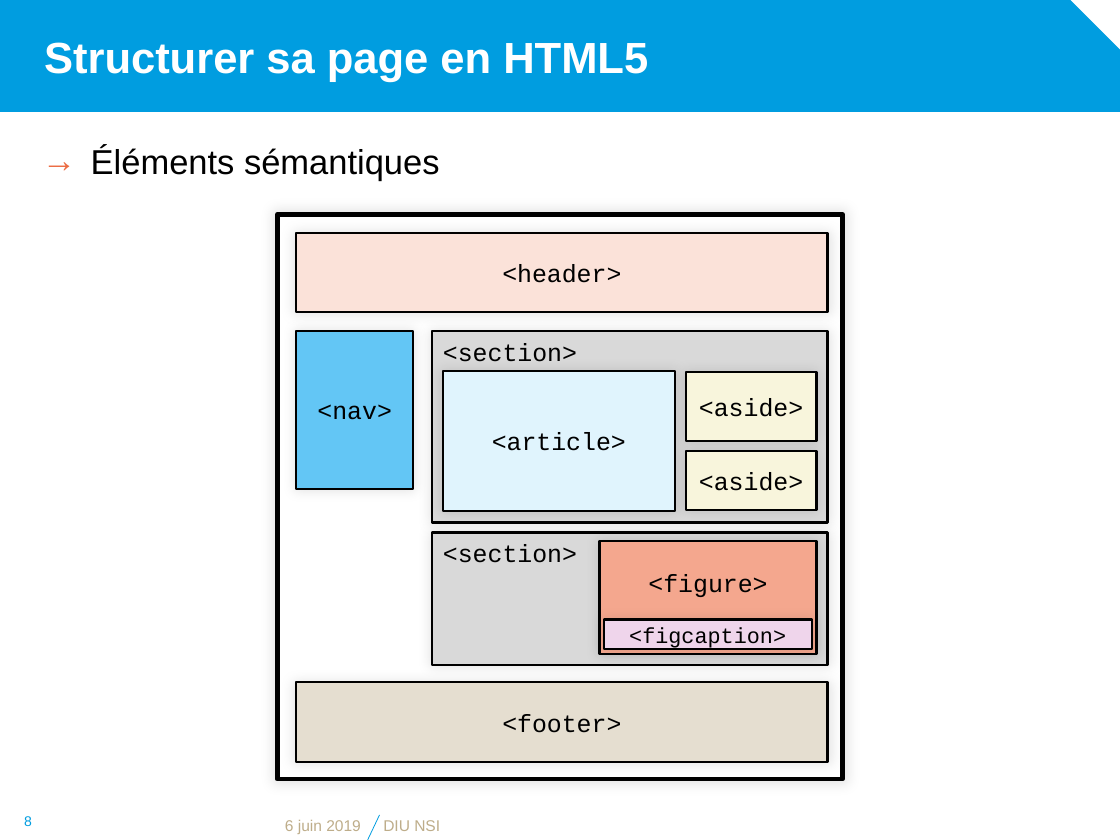
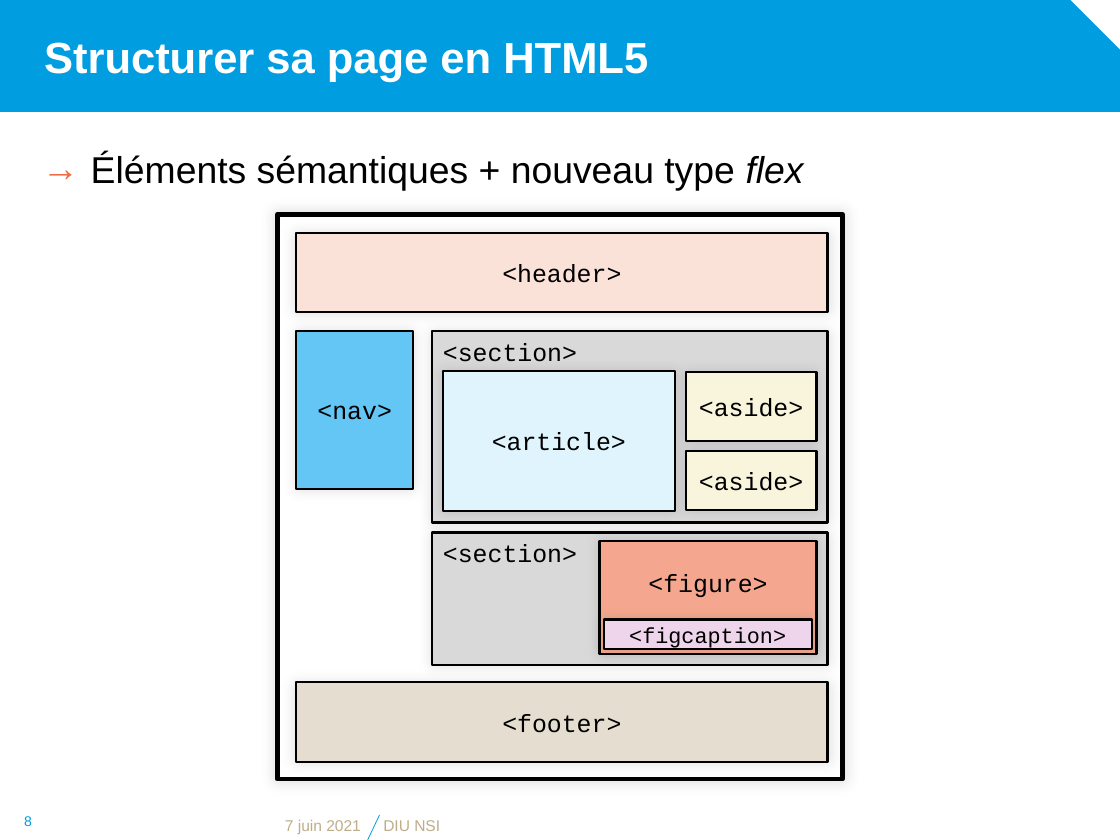
Before and after one commit to diu-uf-bordeaux/bloc1, a slide deck: slide 8 of web/2-HTML/html.pptx. Drawn at 1120x840 pixels with LibreOffice and Linux fonts; fonts in the diff are those of the drawing; background and template pictures are left out. Boxes give left, top, right and bottom in pixels: in the first picture for what was removed or moved away, otherwise in the second. Text is boxed around its words. In the diff, an @@ line names an element or a change of style, - is before the commit and + after.

```diff
--- a/web/2-HTML/html.pptx
+++ b/web/2-HTML/html.pptx
@@ text at (x1=91, y1=154, x2=804, y2=191): text changed; size 22.2 to 24 pt @@
-→ Éléments sémantiques
+→ Éléments sémantiques + nouveau type flex
@@ text at (x1=285, y1=820, x2=361, y2=834): text changed @@
-6 juin 2019
+7 juin 2021
```
Also in this commit, not shown: 8 other slides changed, 12 other files.
